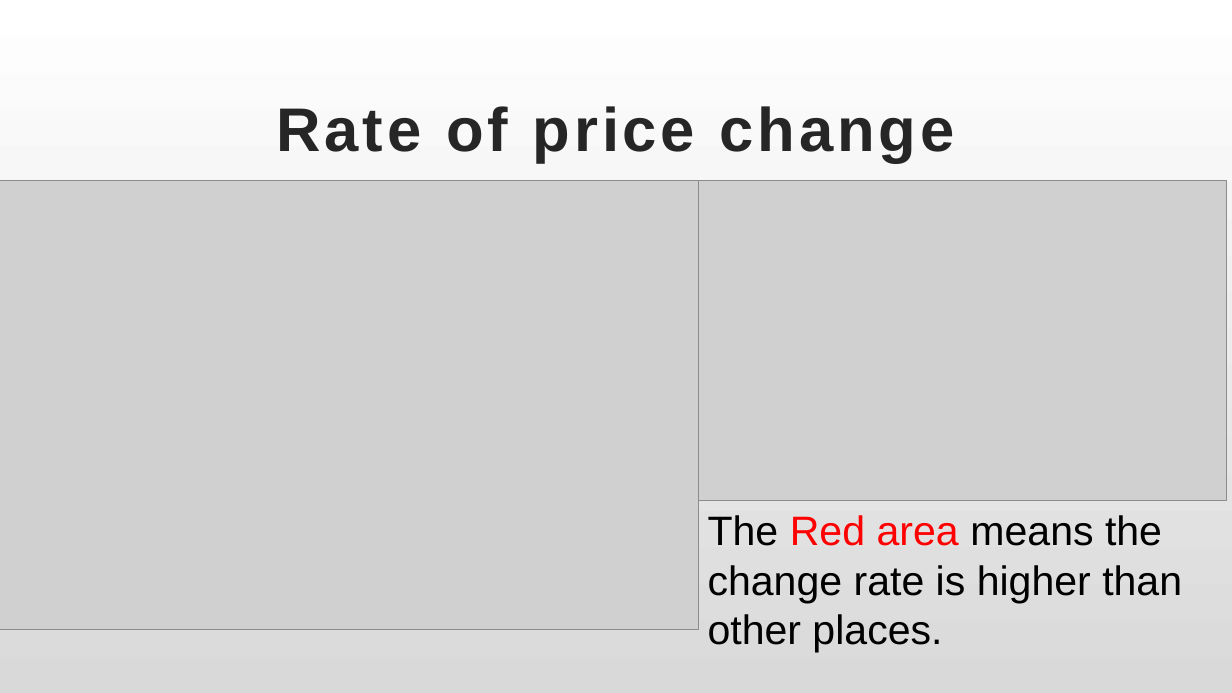
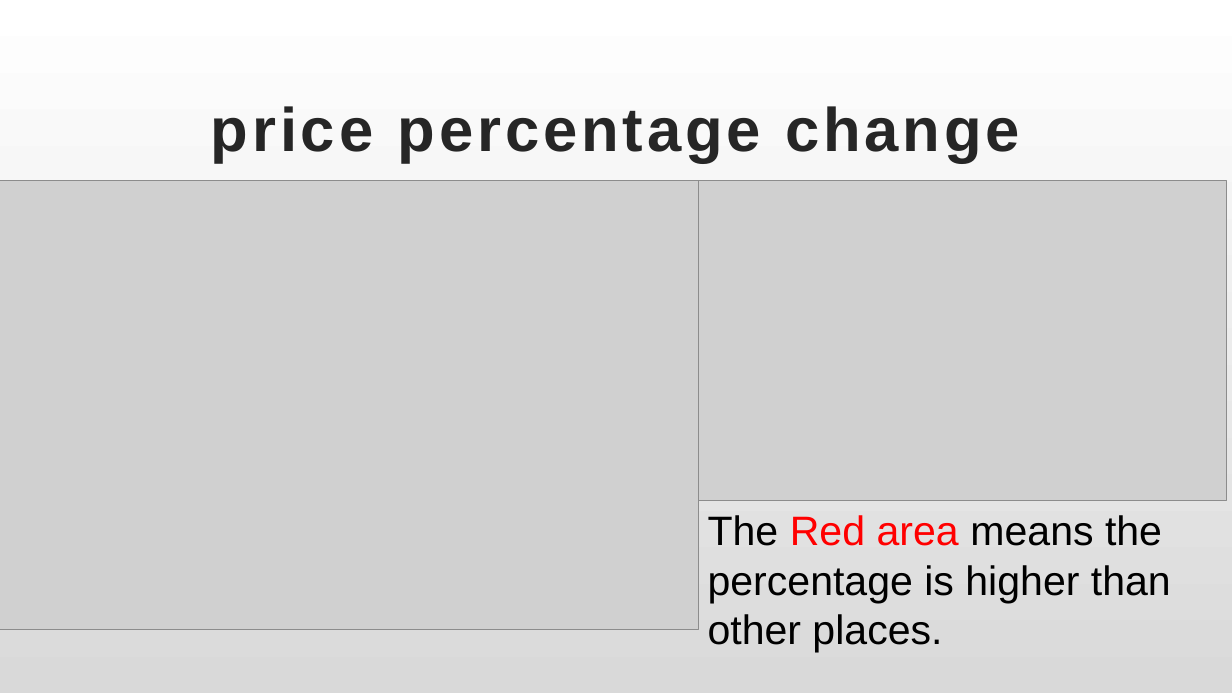
Before and after one commit to Yuehao-Wang/AIM-5001, a slide deck: slide 7 of Y_Wang_Final_Project_Presentation.pptx. Drawn at 1232x693 pixels with LibreOffice and Linux fonts; fonts in the diff are those of the drawing; grey boxes stand for pictures. Boxes give left, top, right and bottom in pixels: in the first picture for what was removed or moved away, otherwise in the second. Text is boxed around its words. In the diff, an @@ line names an element or a change of style, - is before the commit and + after.

Commit message:
Update Y_Wang_Final_Project_Presentation.pptx
spell

```diff
--- a/Y_Wang_Final_Project_Presentation.pptx
+++ b/Y_Wang_Final_Project_Presentation.pptx
@@ title at (x1=211, y1=106, x2=1020, y2=162): text changed @@
-Rate of price change
+price percentage change
@@ text at (x1=708, y1=515, x2=1171, y2=652): text changed @@
-The Red area means the change rate is higher than other places.
+The Red area means the percentage is higher than other places.
```
